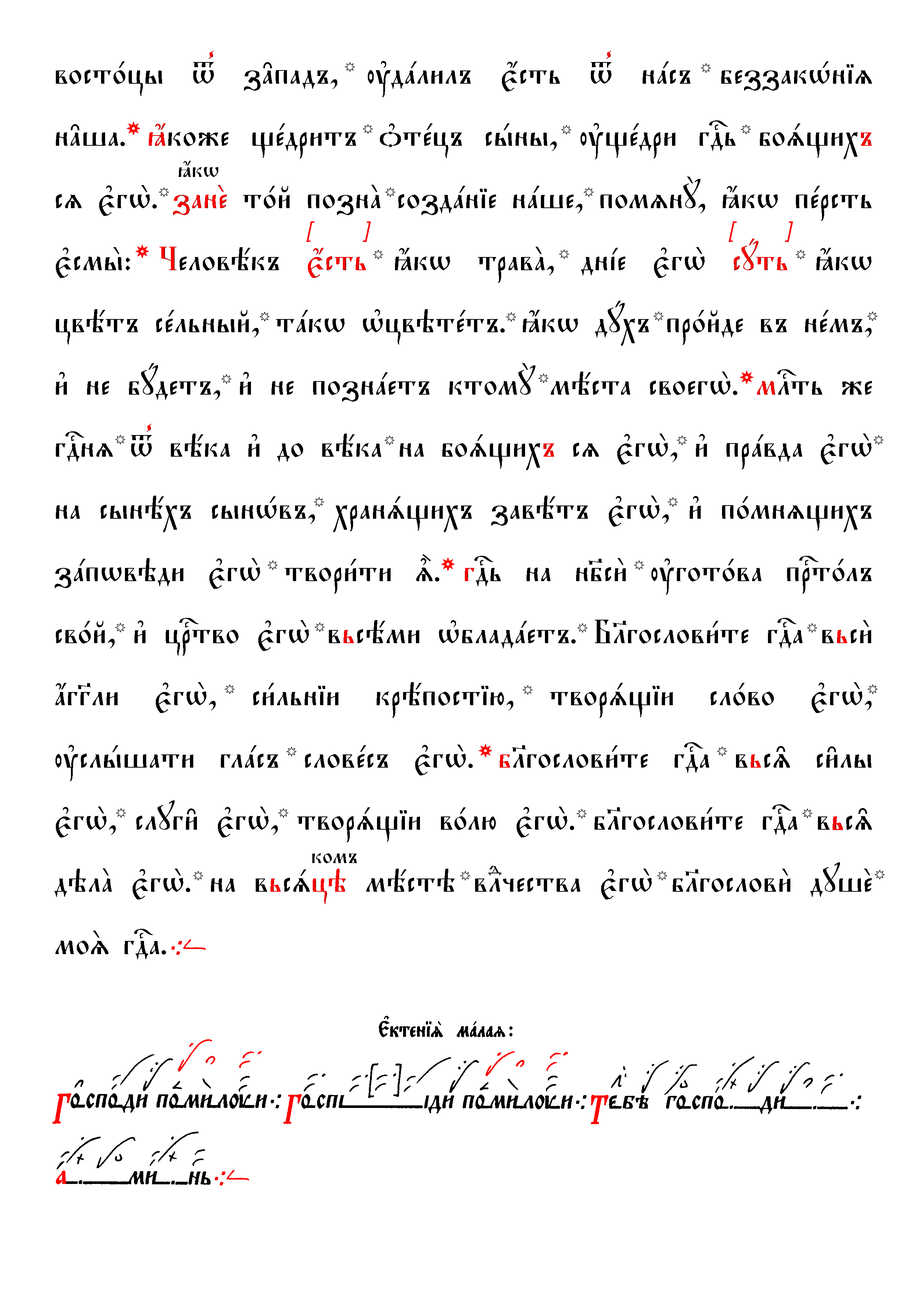
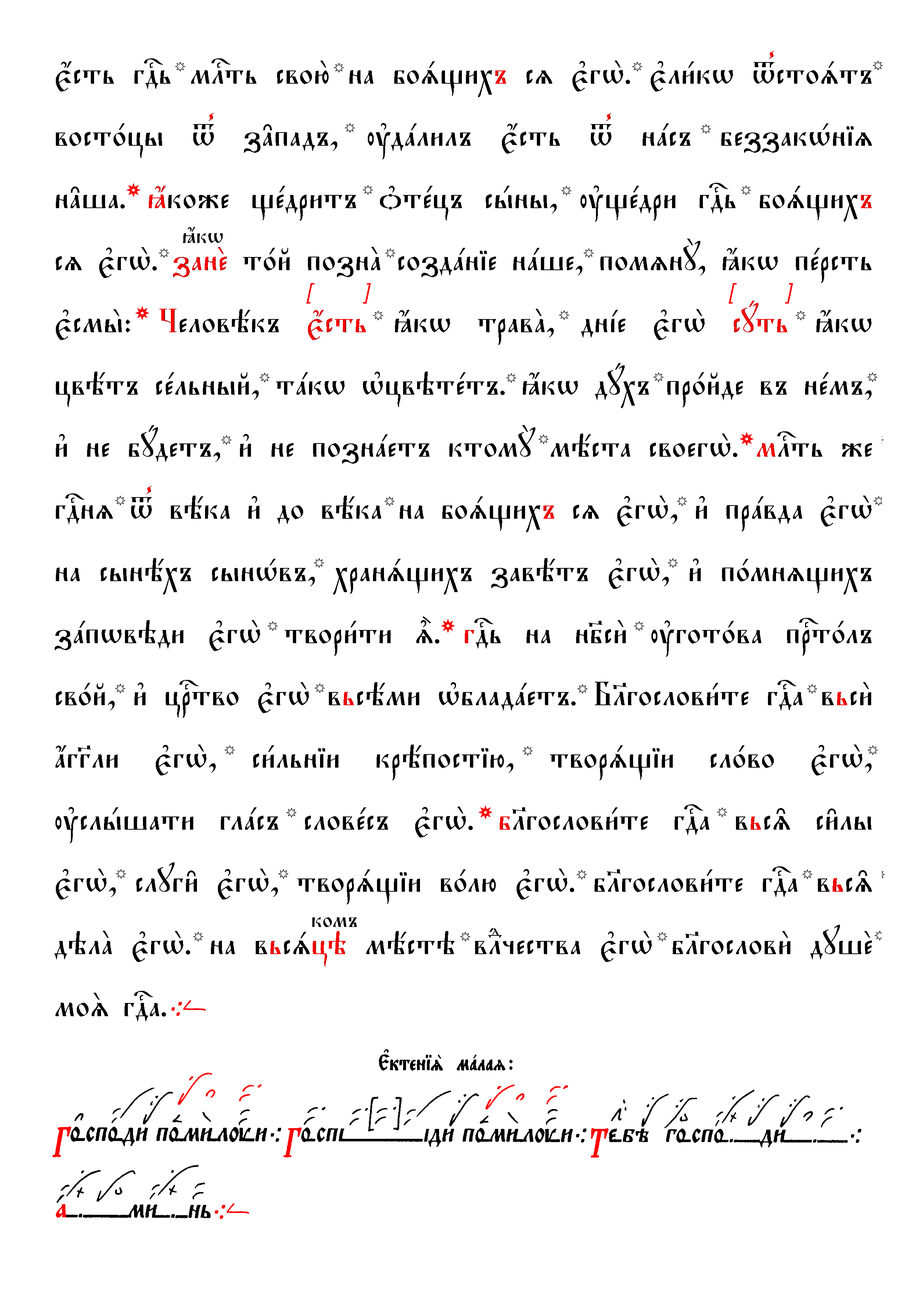
Layer changes from the first w=923, h=1304 image to the second:
renamed "вост0цы t_ з†падъ, ўдaлилъ є4с..." to "є4сть гDь млcть свою2 на боsщи...", painted on it over 54, 50, 872, 1023
painted on "комъ" over 312, 853, 357, 928
painted on "я4кw" over 178, 160, 223, 244
painted on "Червила" over 52, 121, 843, 1220
painted on "Чернила" over 56, 60, 883, 1219
